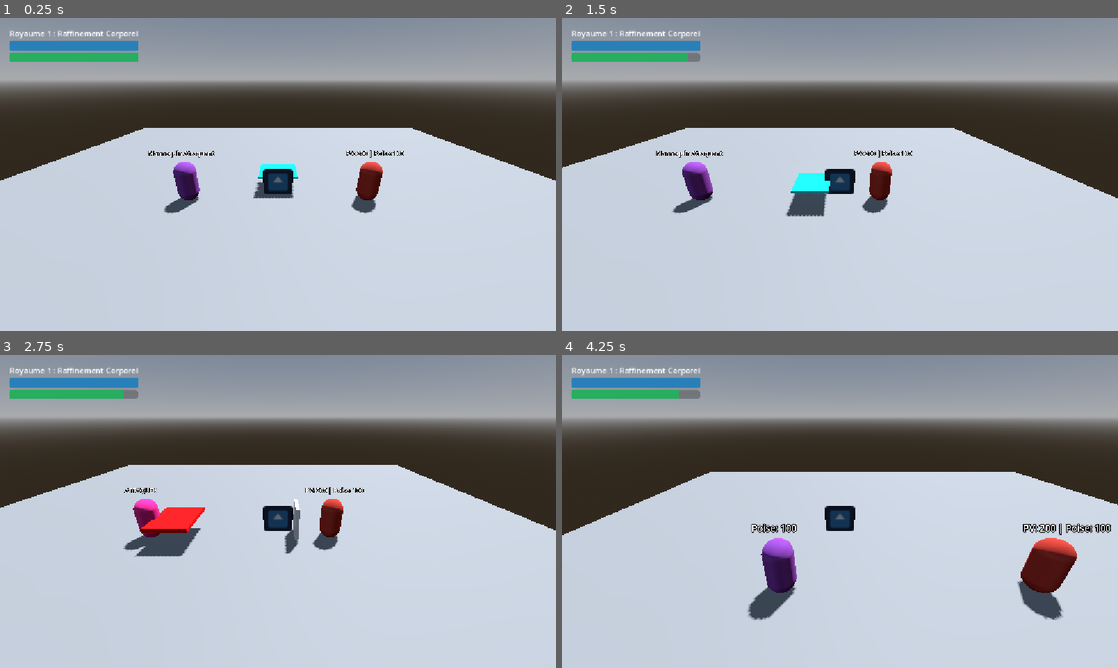
Above: before the commit, frames 1-4 (two rows, left to right).
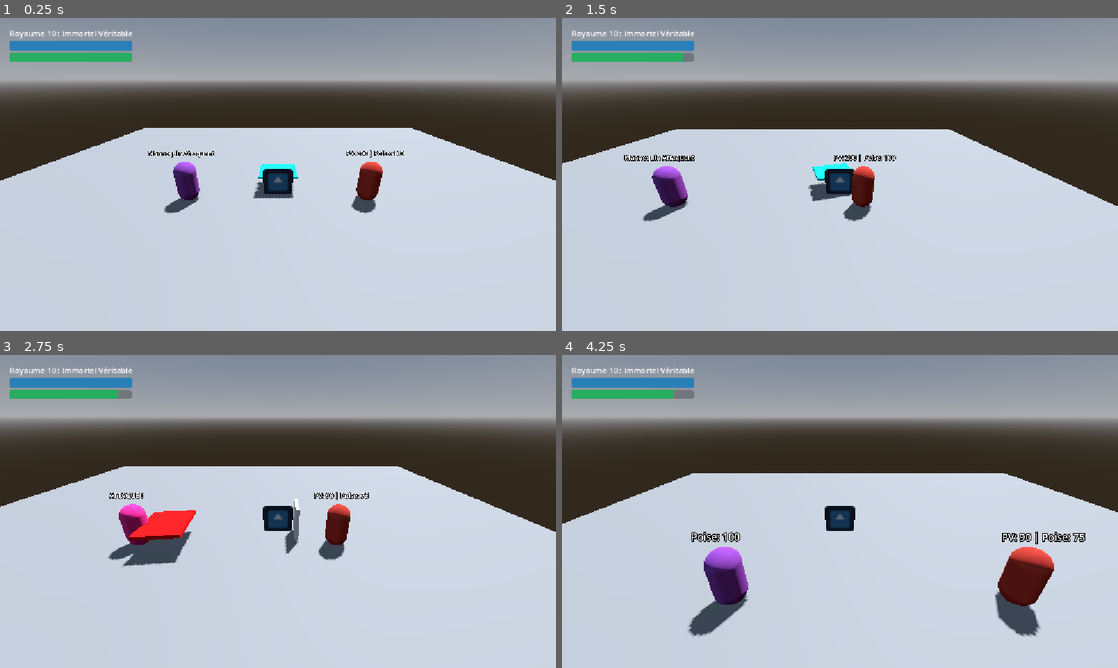
Above: after the commit, the same moments.

Repository: Frosoore/xianxia
Game: Godot game, scene res://scenes/monde.tscn
The game is run twice, just before and just after one commit, with the same random seed, the same clock (stepped at 60 frames per second) and the same inputs. The engine's default icon, where the game draws it, is replaced by a stand-in: a white triangle on a blue panel in a dark square.
Inputs (mouse positions are in pixels of both pictures, inside the frame that each line leads up to):
- Up to frame 1 (0.25 s): no input
- Up to frame 2 (1.5 s): tap Enter at 0.5 s; move the mouse to (962, 158) at 0.52 s; hold D (droite) 0.53-1.28 s; click (962, 158) at 0.6 s; tap Space (sauter) at 0.77 s; move the mouse to (728, 190) at 1.27 s; hold A (gauche) from 1.28 s (still down); click (728, 190) at 1.35 s
- Up to frame 3 (2.75 s): tap Space (sauter) at 1.52 s; move the mouse to (333, 442) at 2.02 s; release A (gauche) at 2.03 s; hold D (droite) from 2.03 s (still down); hold Right mouse button (bloquer) from 2.03 s (still down); click (333, 442) at 2.3 s
- Up to frame 4 (4.25 s): move the mouse to (812, 574) at 2.77 s; release D (droite) at 2.78 s; release Right mouse button (bloquer) at 2.78 s; hold W (avancer) 2.78-3.53 s; tap S (reculer) at 2.85 s; tap Space (sauter) at 3.02, 3.77 s; click (812, 574) at 3.05 s; move the mouse to (1006, 558) at 3.52 s; hold A (gauche) from 3.53 s (still down); click (1006, 558) at 3.6 s

The runs differ from the first frame. In frame 1, 0.2% of the frame differs, in the area x 9-25%, y 3-14%; in frame 2, 5.2%; in frame 3, 3.3%; in frame 4, 8.4%, in the area x 0-100%, y 3-90%.

Commit message:
Turn rate

Diff:
--- a/project.godot
+++ b/project.godot
@@ -19,6 +19,10 @@
 
 window/stretch/mode="canvas_items"
 window/stretch/aspect="expand"
+
+[global_group]
+
+ennemis=""
 
 [input]
 
--- a/scenes/mannequin_encaisseur.tscn
+++ b/scenes/mannequin_encaisseur.tscn
@@ -13,7 +13,7 @@
 radius = 0.45
 height = 1.8
 
-[node name="MannequinEncaisseur" type="CharacterBody3D" unique_id=1833231801]
+[node name="MannequinEncaisseur" type="CharacterBody3D" unique_id=1833231801 groups=["ennemis"]]
 script = ExtResource("1_flmft")
 
 [node name="CollisionShape3D" type="CollisionShape3D" parent="." unique_id=2007911170]
--- a/scenes/monde.tscn
+++ b/scenes/monde.tscn
@@ -42,6 +42,7 @@
 
 [node name="Joueur" parent="." unique_id=1970474225 instance=ExtResource("1_2ssnh")]
 transform = Transform3D(1, 0, 0, 0, 1, 0, 0, 0, 1, 0, 0.25, 0)
+royaume_actuel = 10
 
 [node name="HUD" parent="." unique_id=1325857060 instance=ExtResource("2_u5tfm")]
 
--- a/scripts/joueur.gd
+++ b/scripts/joueur.gd
@@ -5,9 +5,12 @@
 signal qi_modifie(actuel: float, maximum: float)
 signal royaume_modifie(nouveau_royaume: int)
 
-# --- PARAMÈTRES DE DÉPLACEMENT ---
-@export_group("Mouvement")
+# --- PARAMÈTRES DE DÉPLACEMENT & INERTIE ---
+@export_group("Mouvement & Inertie")
 @export var vitesse : float = 6.0
+@export var acceleration : float = 38.0           # Vitesse à laquelle le personnage atteint sa vitesse max
+@export var friction : float = 32.0               # Vitesse de freinage (empêche les arrêts secs)
+@export var vitesse_rotation_pivot : float = 12.0 # Vitesse de pivotement (plus bas = virages plus lourds)
 @export var force_saut : float = 5.5
 
 # --- PARAMÈTRES DU DASH ---
@@ -19,22 +22,26 @@
 @export var fenetre_double_tap : float = 0.25
 @export var cout_endurance_base : float = 15.0
 
-# --- PARAMÈTRES D'ATTAQUE & COUNTER ---
+# --- PARAMÈTRES D'ATTAQUE, COUNTER & AIM ASSIST ---
 @export_group("Attaque, Parade & Counter")
 @export var degats_base : float = 20.0
 @export var degats_poise_base : float = 25.0
 @export var cout_endurance_attaque : float = 8.0
-@export var duree_attaque : float = 0.26          # Engagement (commitment) d'un coup normal
+@export var duree_attaque : float = 0.26
 @export var fenetre_combo : float = 0.8
 
-@export var fenetre_parry_permissive : float = 0.32 # Fenêtre généreuse façon Sekiro
-@export var fenetre_counter_swbf2 : float = 0.45    # Fenêtre après un blocage pour déclencher le counter
-@export var duree_counter_rapide : float = 0.11     # Engagement très court sur un Counter SWBF2
+@export var fenetre_parry_permissive : float = 0.32
+@export var fenetre_counter_swbf2 : float = 0.45
+@export var duree_counter_rapide : float = 0.11
 @export var degats_poise_parry : float = 45.0
 
-@export var impulsion_attaque : float = 5.5       # Élan vers l'avant lors d'un coup
-@export var impulsion_finisher : float = 8.5      # Élan plus prononcé sur le 3ème coup
-@export var impulsion_counter : float = 2.5       # Faible déplacement sur un Counter
+@export var impulsion_attaque : float = 5.5
+@export var impulsion_finisher : float = 8.5
+@export var impulsion_counter : float = 2.5
+
+@export_group("Aim Assist (Soft-Lock)")
+@export var portee_aim_assist : float = 4.5       # Distance max pour attirer légèrement l'attaque
+@export var angle_max_aim_assist_deg : float = 50.0 # Angle max de correction automatique (en degrés)
 
 # --- STATISTIQUES DE CULTIVATION ---
 @export_group("Cultivation & Combat")
@@ -115,7 +122,6 @@
 		else:
 			velocity.y -= gravite * delta
 
-	# Si garde brisée, le joueur est brièvement étourdi
 	if est_brise:
 		velocity.x = move_toward(velocity.x, 0.0, 15.0 * delta)
 		velocity.z = move_toward(velocity.z, 0.0, 15.0 * delta)
@@ -138,7 +144,7 @@
 			visuel_garde.visible = false
 			tenter_attaque()
 
-	# 6. Mouvement (Priorité : Dash > Engagement d'attaque > Déplacement libre)
+	# 6. Mouvement (Priorité : Dash > Engagement d'attaque > Déplacement avec inertie)
 	if est_en_dash:
 		velocity.x = direction_dash.x * vitesse_dash
 		velocity.z = direction_dash.z * vitesse_dash
@@ -146,7 +152,7 @@
 		velocity.x = move_toward(velocity.x, 0.0, 22.0 * delta)
 		velocity.z = move_toward(velocity.z, 0.0, 22.0 * delta)
 	else:
-		gerer_deplacement_normal()
+		gerer_deplacement_normal(delta)
 
 	move_and_slide()
 
@@ -170,27 +176,66 @@
 		if est_en_garde and mat:
 			mat.albedo_color = Color(0.95, 0.77, 0.06, 0.45)
 
-func gerer_deplacement_normal() -> void:
+func gerer_deplacement_normal(delta: float) -> void:
 	if Input.is_action_just_pressed("sauter") and is_on_floor():
 		velocity.y = force_saut
 
 	var input_dir := Input.get_vector("gauche", "droite", "avancer", "reculer")
 	var direction := (transform.basis * Vector3(input_dir.x, 0, input_dir.y)).normalized()
 
-	var vitesse_effective : float = vitesse * 0.55 if est_en_garde else vitesse
+	var vitesse_cible_max : float = vitesse * 0.55 if est_en_garde else vitesse
 
 	if direction:
-		velocity.x = direction.x * vitesse_effective
-		velocity.z = direction.z * vitesse_effective
-
-		pivot_attaque.look_at(pivot_attaque.global_position + direction, Vector3.UP)
+		# Accélération progressive au lieu d'un changement instantané de vélocité
+		velocity.x = move_toward(velocity.x, direction.x * vitesse_cible_max, acceleration * delta)
+		velocity.z = move_toward(velocity.z, direction.z * vitesse_cible_max, acceleration * delta)
+
+		# Rotation progressive du PivotAttaque (turn rate)
+		var angle_cible : float = atan2(-direction.x, -direction.z)
+		pivot_attaque.rotation.y = lerp_angle(pivot_attaque.rotation.y, angle_cible, vitesse_rotation_pivot * delta)
 
 		var sprite := get_node_or_null("Sprite3D")
 		if sprite and input_dir.x != 0:
 			sprite.flip_h = input_dir.x < 0
 	else:
-		velocity.x = move_toward(velocity.x, 0, vitesse_effective)
-		velocity.z = move_toward(velocity.z, 0, vitesse_effective)
+		# Décélération progressive par friction au sol
+		velocity.x = move_toward(velocity.x, 0.0, friction * delta)
+		velocity.z = move_toward(velocity.z, 0.0, friction * delta)
+
+# --- SOFT-LOCK / AIM ASSIST LÉGER VERS L'ENNEMI LE PLUS PROCHE ---
+func orienter_legerement_vers_ennemi_proche() -> void:
+	var ennemis : Array = get_tree().get_nodes_in_group("ennemis")
+	if ennemis.is_empty():
+		return
+
+	var ennemi_plus_proche : Node3D = null
+	var distance_min : float = portee_aim_assist
+	var direction_actuelle : Vector3 = -pivot_attaque.global_transform.basis.z.normalized()
+
+	for ennemi in ennemis:
+		if not is_instance_valid(ennemi) or not (ennemi is Node3D):
+			continue
+		var vers_ennemi : Vector3 = ennemi.global_position - global_position
+		vers_ennemi.y = 0.0
+		var dist : float = vers_ennemi.length()
+
+		if dist <= distance_min and dist > 0.1:
+			var angle_ecart : float = rad_to_deg(direction_actuelle.angle_to(vers_ennemi.normalized()))
+			# On n'assiste que si l'ennemi est globalement devant ou sur le flanc (dans le cône défini)
+			if angle_ecart <= angle_max_aim_assist_deg:
+				distance_min = dist
+				ennemi_plus_proche = ennemi
+
+	if ennemi_plus_proche:
+		var dir_cible : Vector3 = (ennemi_plus_proche.global_position - global_position).normalized()
+		dir_cible.y = 0.0
+		var angle_cible : float = atan2(-dir_cible.x, -dir_cible.z)
+		# Correction fluide (65% vers l'ennemi pour assister sans forcer brutalement)
+		pivot_attaque.rotation.y = lerp_angle(pivot_attaque.rotation.y, angle_cible, 0.65)
+
+		var sprite := get_node_or_null("Sprite3D")
+		if sprite and abs(dir_cible.x) > 0.15:
+			sprite.flip_h = dir_cible.x < 0
 
 func verifier_double_tap() -> void:
 	var temps_actuel : float = Time.get_ticks_msec() / 1000.0
@@ -240,6 +285,9 @@
 	peut_dash = false
 	direction_dash = dir
 
+	# Le pivot s'aligne immédiatement avec la direction du dash
+	pivot_attaque.rotation.y = atan2(-dir.x, -dir.z)
+
 	est_invulnerable = true
 	reduction_degats = 0.75
 	poise_actuelle = poise_base * 2.5
@@ -277,7 +325,9 @@
 	est_en_counter = false
 	cibles_touchees_coup_actuel.clear()
 
-	# Verrouille la direction du coup et applique l'impulsion vers l'avant
+	# Ajuste légèrement l'orientation vers l'ennemi proche avant de verrouiller le coup
+	orienter_legerement_vers_ennemi_proche()
+
 	direction_attaque_verrouillee = -pivot_attaque.global_transform.basis.z.normalized()
 	var elan : float = impulsion_finisher if index_combo == 3 else impulsion_attaque
 	velocity.x = direction_attaque_verrouillee.x * elan
@@ -300,6 +350,9 @@
 	est_en_attaque = true
 	est_en_counter = true
 	cibles_touchees_coup_actuel.clear()
+
+	# Oriente légèrement le counter vers l'attaquant proche
+	orienter_legerement_vers_ennemi_proche()
 
 	direction_attaque_verrouillee = -pivot_attaque.global_transform.basis.z.normalized()
 	velocity.x = direction_attaque_verrouillee.x * impulsion_counter
